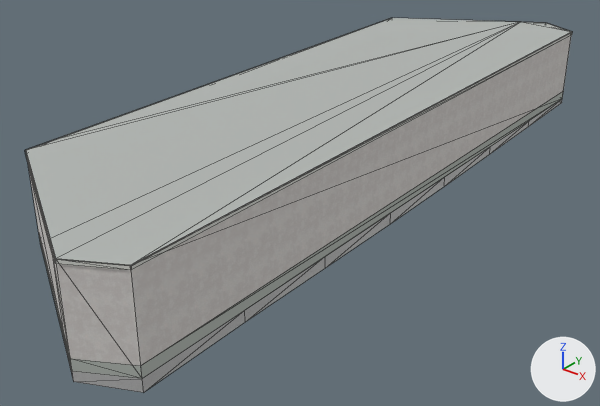
A saved change to the Blender file assets/blender/buildings/osm-way-49379063.blend.
Both versions are drawn from a 50 mm lens placed at (16.5, -22.3, 12.0), pointed at (-0.2, -1.5, -0.9). The lights are fixed; the arrows at lower right show +X, +Y and +Z. The picture after the commit comes second. Mesh edges are drawn as thin lines.

Names of what the first picture shows: 'building foundation 49379063', 'reality 49379063 near reality aged pale plaster', 'reality 49379063 near reality concrete plinth', 'reality 49379063 near reality flat weathered roof', 'reality 49379063 near reality pale aluminum sill'.
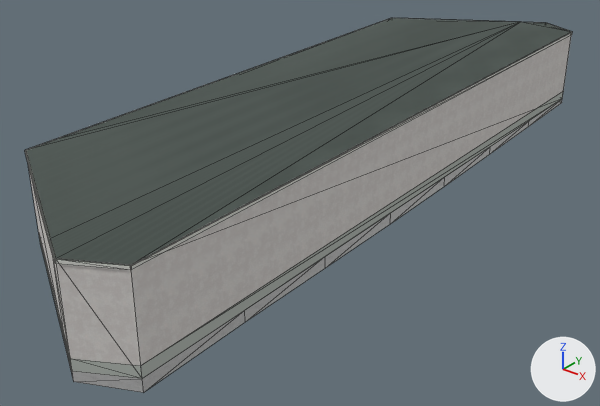
Edits to the scene script, one JSON object a line:
```json
{"op": "add", "block": "img_roof_color_png", "code": ["img_roof_color_png = load_image('roof-color.png', '../../../public/models/architecture/textures/roof-color.png', 256, 256, 'sRGB')"]}
{"op": "add", "block": "img_roof_normal_png", "code": ["img_roof_normal_png = load_image('roof-normal.png', '../../../public/models/architecture/textures/roof-normal.png', 256, 256, 'Non-Color')"]}
{"block": "mat_reality_flat_weathered_roof", "change": "nodes: BsdfPrincipled, OutputMaterial"}
{"block": "mat_reality_flat_weathered_roof", "change": "colours: grey #b3b7b4"}
{"block": "mat_reality_flat_weathered_roof", "change": "nodes: BsdfPrincipled, MixRGB, NormalMap, OutputMaterial, TexImage x2"}
{"block": "mat_reality_flat_weathered_roof", "change": "colours: white #ffffff"}
{"block": "mat_reality_flat_weathered_roof", "change": "uses the picture img_roof_color_png"}
{"block": "mat_reality_flat_weathered_roof", "change": "uses the picture img_roof_normal_png"}
{"block": "me_reality_49379063_near_reality_pale_aluminum_sill", "where": "# used by ob_reality_49379063_near_reality_pale_aluminum_sill; parent = ob_osm_way_49379063; location = (0.0, 0.0, 0.0)"}
{"op": "remove", "block": "me_reality_49379063_near_reality_pale_aluminum_sill", "code": "me_reality_49379063_near_reality_pale_aluminum_sill.from_pydata(...)  # 36 vertices, 18 faces; spans x -3.9..4.0, y -13.3..13.4, z 2.9..3.0"}
{"op": "add", "block": "me_reality_49379063_near_reality_pale_aluminum_sill", "code": "me_reality_49379063_near_reality_pale_aluminum_sill.from_pydata(...)  # 72 vertices, 36 faces; spans x -3.9..4.0, y -13.3..13.4, z 2.9..3.0"}
{"block": "me_reality_49379063_near_reality_pale_aluminum_sill", "change": "me_reality_49379063_near_reality_pale_aluminum_sill part 1: 32 vertices added at x -3.9..4.0, y -13.3..13.4, z 3.0"}
{"block": "me_reality_49379063_near_reality_pale_aluminum_sill", "change": "other edits to the shape of me_reality_49379063_near_reality_pale_aluminum_sill do not show in these pictures"}
```

Changed parts and their boxes (x1, y1, x2, y2) in the pictures (600 x 406 px):
```json
{"object": "reality 49379063 near reality flat weathered roof", "change": "surface changed", "before": [26, 18, 571, 265], "after": [26, 18, 571, 265], "on screen": "darker"}
{"part": 1, "of": "me_reality_49379063_near_reality_pale_aluminum_sill", "change": "added", "after": [25, 18, 573, 270]}
```
